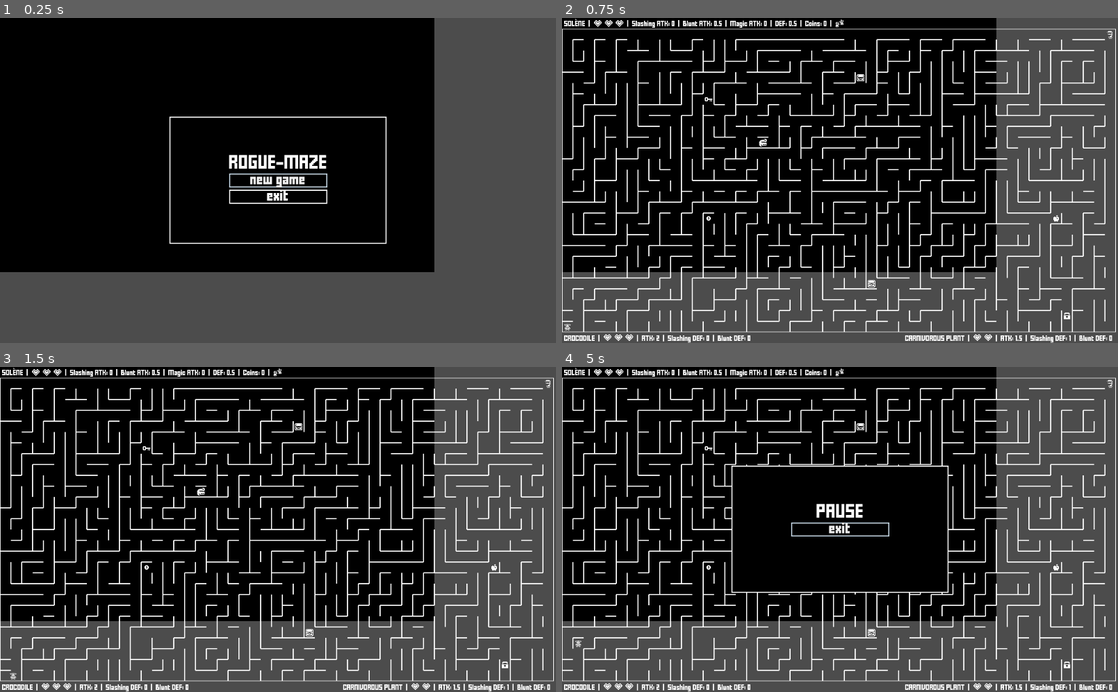
Above: before the commit, frames 1-4 (two rows, left to right).
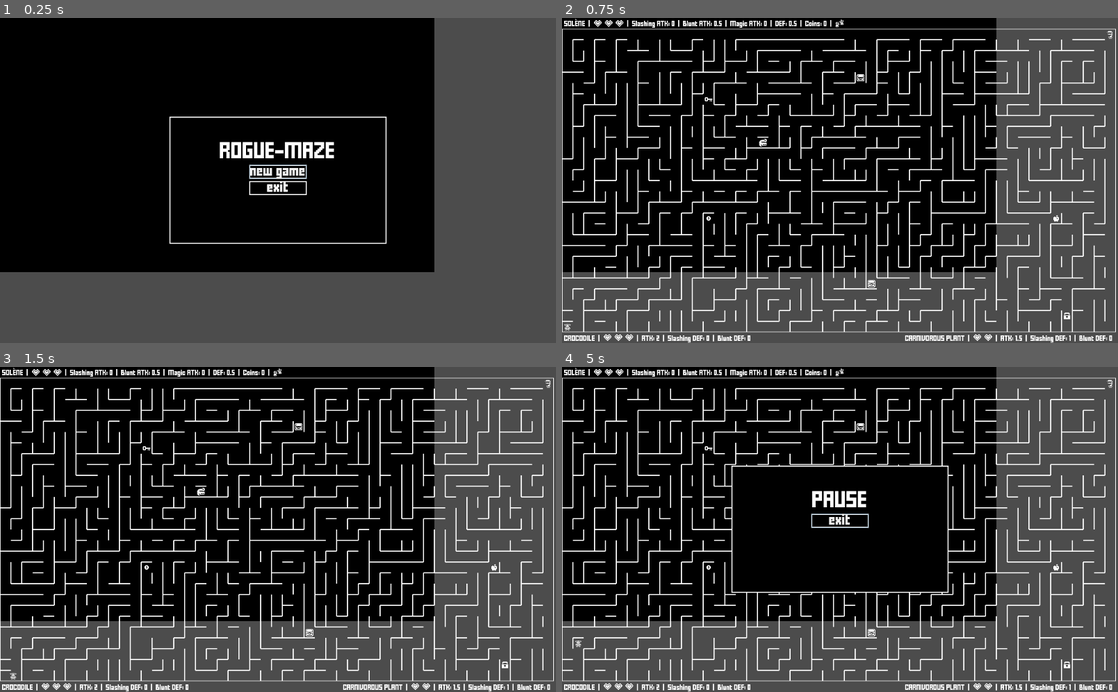
Above: after the commit, the same moments.

Repository: jGonzalezFernandez/rogue-maze
Game: Godot game, scene res://main/main.tscn
Same seed, same stepped clock (60 frames per second), same inputs: the game is played once before the commit and once after it.
Inputs:
- Up to frame 1 (0.25 s): no input
- Up to frame 2 (0.75 s): click "new game" at 0.5 s
- Up to frame 3 (1.5 s): tap Enter (bomb) at 1.25 s; hold Right (ui_right) from 1.28 s (still down); hold Enter (bomb) from 1.28 s (still down)
- Up to frame 4 (5 s): tap Space at 2, 3.5 s; release Right (ui_right) at 2.03 s; release Enter (bomb) at 2.03 s; hold Down (ui_down) 2.03-2.78 s; tap Shift (dash) at 2.1 s; tap Enter (bomb) at 2.75, 3.6 s; hold Right (ui_right) 2.78-3.53 s; hold Backspace (teleport) 2.78-3.53 s; hold Up (ui_up) 3.53-4.28 s; hold Left (ui_left) from 4.28 s (still down); hold Shift (dash) from 4.28 s (still down); tap Escape (menu) at 4.9 s

The runs differ from the first frame. In frame 1, 1.9% of the frame differs, in the area x 39-61%, y 38-58%; in frame 2, nothing differs; in frame 3, nothing differs; in frame 4, 0.9%.

Commit message:
First popup event added

Diff:
--- a/grid_elements/things/event/event.gd
+++ b/grid_elements/things/event/event.gd
@@ -8,7 +8,7 @@
 	pass
 
 func _ready() -> void:
-	connect("area_entered", self, "on_area_entered")
+	connect("area_entered", main, "on_event_area_entered", [self])
 	tween.connect("tween_all_completed", self, "on_tween_all_completed")
 	reverse_transparency()
 
@@ -18,6 +18,3 @@
 
 func on_tween_all_completed() -> void:
 	reverse_transparency()
-
-func on_area_entered(area) -> void:
-	print("event")
--- a/gui_elements/custom_font.gd
+++ b/gui_elements/custom_font.gd
@@ -4,6 +4,10 @@
 const FONT_DATA_PATH = ResourcePath.GUI_ELEMENTS + "/FFFFORWA.ttf"
 const FONT_DATA = preload(FONT_DATA_PATH)
 
-func _init(font_size: int = 16) -> void:
+const LARGE_FONT_SIZE = 24
+const NORMAL_FONT_SIZE = 16
+const SMALL_FONT_SIZE = 8
+
+func _init(font_size: int = NORMAL_FONT_SIZE) -> void:
 	font_data = FONT_DATA
 	size = font_size
--- /dev/null
+++ b/gui_elements/popup/event_popup.gd
@@ -0,0 +1,61 @@
+class_name EventPopup
+extends PopupExt
+
+enum EventName {BAD_LEVER}
+
+const BAD_LEVER_INTRO_MESSAGE = "You notice a lever on the wall hidden in the shadows.\nIt has a small skull engraved on it.\nDo you move the lever?"
+const BAD_LEVER_RESULT_MESSAGE = "It was a trap!\nA secret trapdoor opens in the ceiling and a stone falls on your head.\nYour life is reduced to half a heart."
+
+var event_name: int
+var intro_message: String
+var result_message: String
+
+var small_font_theme: CustomTheme
+var yes_button: Button
+var no_button: Button
+var continue_button: Button
+
+func _init(event_name: int, main: ColorRect).(main) -> void:
+	self.event_name = event_name
+	match event_name:
+		EventName.BAD_LEVER:
+			self.intro_message = BAD_LEVER_INTRO_MESSAGE
+			self.result_message = BAD_LEVER_RESULT_MESSAGE
+
+	small_font_theme = CustomTheme.new(CustomFont.new(CustomFont.SMALL_FONT_SIZE), main.color)
+
+func _ready() -> void:
+	get_tree().paused = true
+
+	message.text = intro_message
+	message.theme = small_font_theme
+
+	yes_button = Button.new()
+	yes_button.text = "yes"
+	yes_button.theme = custom_theme
+
+	no_button = Button.new()
+	no_button.text = "no"
+	no_button.theme = custom_theme
+
+	continue_button = Button.new()
+	continue_button.text = "continue"
+	continue_button.focus_mode = FOCUS_ALL
+	continue_button.theme = custom_theme
+
+	v_container.add_child(yes_button)
+	v_container.add_child(no_button)
+	v_container.add_child(continue_button)
+	v_container.set_anchors_and_margins_preset(Control.PRESET_CENTER)
+
+	continue_button.hide()
+
+	yes_button.connect("pressed", self, "on_yes_button_pressed")
+	continue_button.connect("pressed", main, "on_event_popup_continue_button_pressed", [self])
+
+func on_yes_button_pressed() -> void:
+	yes_button.hide()
+	no_button.hide()
+	message.text = result_message
+	continue_button.show()
+	continue_button.grab_focus()
--- a/gui_elements/menu_popup.gd
+++ b/gui_elements/popup/menu_popup.gd
@@ -1,36 +1,19 @@
 class_name MenuPopup
-extends Popup
+extends PopupExt
 
 const GAME_NAME = "ROGUE-MAZE"
 const PAUSE_MESSAGE = "PAUSE"
 const GAME_OVER_MESSAGE = "GAME OVER"
 
-var main: ColorRect
-var custom_theme: CustomTheme
 var large_font_theme: CustomTheme
-var panel: Panel
-var message: Label
 var new_game_button: Button
 var exit_button: Button
-var v_container: VBoxContainer
 
-func _init(main: ColorRect) -> void:
-	self.main = main
-	custom_theme = CustomTheme.new(CustomFont.new(), main.color)
-	large_font_theme = CustomTheme.new(CustomFont.new(20), main.color)
-	rect_size = Vector2(Utils.half(main.rect_size.x), Utils.half(main.rect_size.y))
-	popup_exclusive = true
-	pause_mode = PAUSE_MODE_PROCESS
+func _init(main: ColorRect).(main) -> void:
+	large_font_theme = CustomTheme.new(CustomFont.new(CustomFont.LARGE_FONT_SIZE), main.color)
 
 func _ready() -> void:
-	panel = Panel.new()
-	panel.rect_size = rect_size
-	panel.theme = custom_theme
-	add_child(panel)
-
-	message = Label.new()
 	message.text = GAME_NAME
-	message.align = Label.ALIGN_CENTER
 	message.theme = large_font_theme
 
 	new_game_button = Button.new()
@@ -41,16 +24,13 @@
 	exit_button.text = "exit"
 	exit_button.theme = custom_theme
 
-	v_container = VBoxContainer.new()
-	v_container.add_child(message)
 	v_container.add_child(new_game_button)
 	v_container.add_child(exit_button)
 	v_container.set_anchors_and_margins_preset(Control.PRESET_CENTER)
-	add_child(v_container)
 
 	new_game_button.connect("pressed", main, "on_new_game_button_pressed")
 
-func _input(event):
+func _input(_event):
 	if Input.is_action_just_pressed("menu"):
 		if get_tree().paused:
 			new_game_button.show()
--- /dev/null
+++ b/gui_elements/popup/popup_ext.gd
@@ -0,0 +1,30 @@
+class_name PopupExt
+extends Popup
+
+var main: ColorRect
+var custom_theme: CustomTheme
+var panel: Panel
+var message: Label
+var v_container: VBoxContainer
+
+func _init(main: ColorRect) -> void:
+	self.main = main
+	custom_theme = CustomTheme.new(CustomFont.new(), main.color)
+	rect_size = Vector2(Utils.half(main.rect_size.x), Utils.half(main.rect_size.y))
+	popup_exclusive = true
+	pause_mode = PAUSE_MODE_PROCESS
+
+func _ready() -> void:
+	panel = Panel.new()
+	panel.rect_size = rect_size
+	panel.theme = custom_theme
+	add_child(panel)
+
+	message = Label.new()
+	message.set_anchors_and_margins_preset(Control.PRESET_WIDE, 0, 50)
+	message.align = Label.ALIGN_CENTER
+	message.autowrap = true
+	add_child(message)
+
+	v_container = VBoxContainer.new()
+	add_child(v_container)
--- a/gui_elements/status_bar/status_bar.gd
+++ b/gui_elements/status_bar/status_bar.gd
@@ -18,7 +18,7 @@
 	self.layout_preset = layout_preset
 	self.offset = offset
 
-	var custom_font = CustomFont.new(8)
+	var custom_font = CustomFont.new(CustomFont.SMALL_FONT_SIZE)
 	custom_font.extra_spacing_top = 4
 	custom_theme = CustomTheme.new(custom_font, main.color)
 	add_constant_override("separation", 6)
--- a/main/main.gd
+++ b/main/main.gd
@@ -37,6 +37,7 @@
 var ring: Ring
 var cloak: Cloak
 var bomb_bag: BombBag
+var first_events: Array
 
 func _ready() -> void:
 #	randomize()
@@ -47,6 +48,7 @@
 
 	gui_layer = CanvasLayer.new()
 	add_child(gui_layer)
+
 	menu_popup = MenuPopup.new(self)
 	gui_layer.add_child(menu_popup)
 	menu_popup.popup_centered()
@@ -68,6 +70,8 @@
 	first_items = [StatusBar.Item.SWORD, StatusBar.Item.MACE, StatusBar.Item.WOODEN_SHIELD]
 	second_items = [StatusBar.Item.CHAINMAIL, StatusBar.Item.BOOTS, StatusBar.Item.AMULET, StatusBar.Item.HEART_CONTAINER]
 	third_items = [StatusBar.Item.CHAOS_SWORD, StatusBar.Item.HAMMER, StatusBar.Item.SHIELD, StatusBar.Item.RING, StatusBar.Item.CLOAK, StatusBar.Item.BOMB_BAG]
+
+	first_events = [EventPopup.EventName.BAD_LEVER]
 
 func add_enemy(enemy: Enemy) -> void:
 	add_child(enemy)
@@ -181,6 +185,7 @@
 		second_items.clear()
 		third_items.clear()
 		remove(key)
+		first_events.clear()
 	else:
 		# We want the allies to follow the Player to the next level, so we don't delete
 		# them to continue their treatment later (in the update_allies() function).
@@ -342,3 +347,21 @@
 
 func on_food_area_exited(_area, food: Food) -> void:
 	food.stand_forward()
+
+func on_event_area_entered(_area, event: Event) -> void:
+	if !first_events.empty():
+		var event_popup = EventPopup.new(Utils.pop_random_elem(first_events), self)
+		gui_layer.add_child(event_popup)
+		event_popup.popup_centered()
+
+	remove(event)
+
+func on_event_popup_continue_button_pressed(event_popup: EventPopup) -> void:
+	get_tree().paused = false
+
+	match event_popup.event_name:
+		EventPopup.EventName.BAD_LEVER:
+			player.health = 1
+			player_status_bar.set_hearts(player.health)
+
+	remove(event_popup)
--- a/project.godot
+++ b/project.godot
@@ -129,6 +129,11 @@
 "language": "GDScript",
 "path": "res://grid_elements/things/event/event.gd"
 }, {
+"base": "PopupExt",
+"class": "EventPopup",
+"language": "GDScript",
+"path": "res://gui_elements/popup/event_popup.gd"
+}, {
 "base": "IncorporealEnemy",
 "class": "EvilTwin",
 "language": "GDScript",
@@ -199,10 +204,10 @@
 "language": "GDScript",
 "path": "res://maze/maze.gd"
 }, {
-"base": "Popup",
+"base": "PopupExt",
 "class": "MenuPopup",
 "language": "GDScript",
-"path": "res://gui_elements/menu_popup.gd"
+"path": "res://gui_elements/popup/menu_popup.gd"
 }, {
 "base": "CorporealEnemy",
 "class": "MobileEnemy",
@@ -223,6 +228,11 @@
 "class": "Player",
 "language": "GDScript",
 "path": "res://grid_elements/characters/player/player.gd"
+}, {
+"base": "Popup",
+"class": "PopupExt",
+"language": "GDScript",
+"path": "res://gui_elements/popup/popup_ext.gd"
 }, {
 "base": "Reference",
 "class": "RecursiveBacktracker",
@@ -344,6 +354,7 @@
 "Edgedweapon": "",
 "Enemy": "",
 "Event": "",
+"EventPopup": "",
 "EvilTwin": "",
 "Fairy": "",
 "Food": "",
@@ -363,6 +374,7 @@
 "MonsterGhost": "",
 "NonPlayer": "",
 "Player": "",
+"PopupExt": "",
 "RecursiveBacktracker": "",
 "RecursiveDivision": "",
 "ResourcePath": "",
